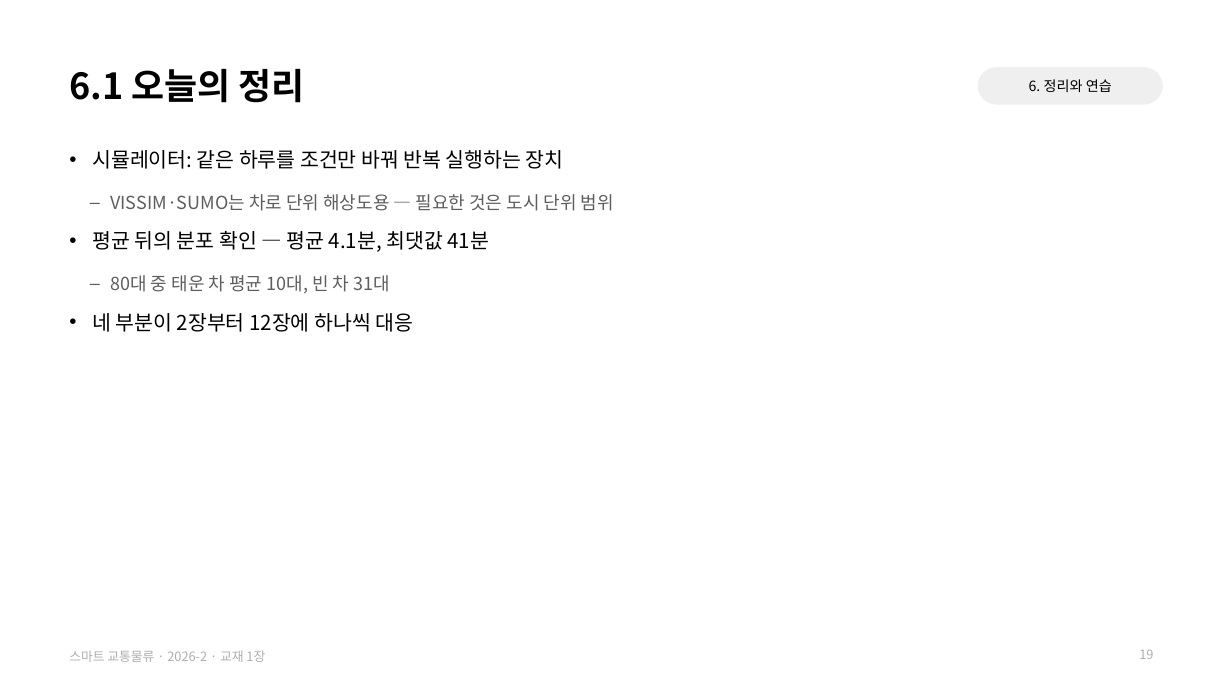
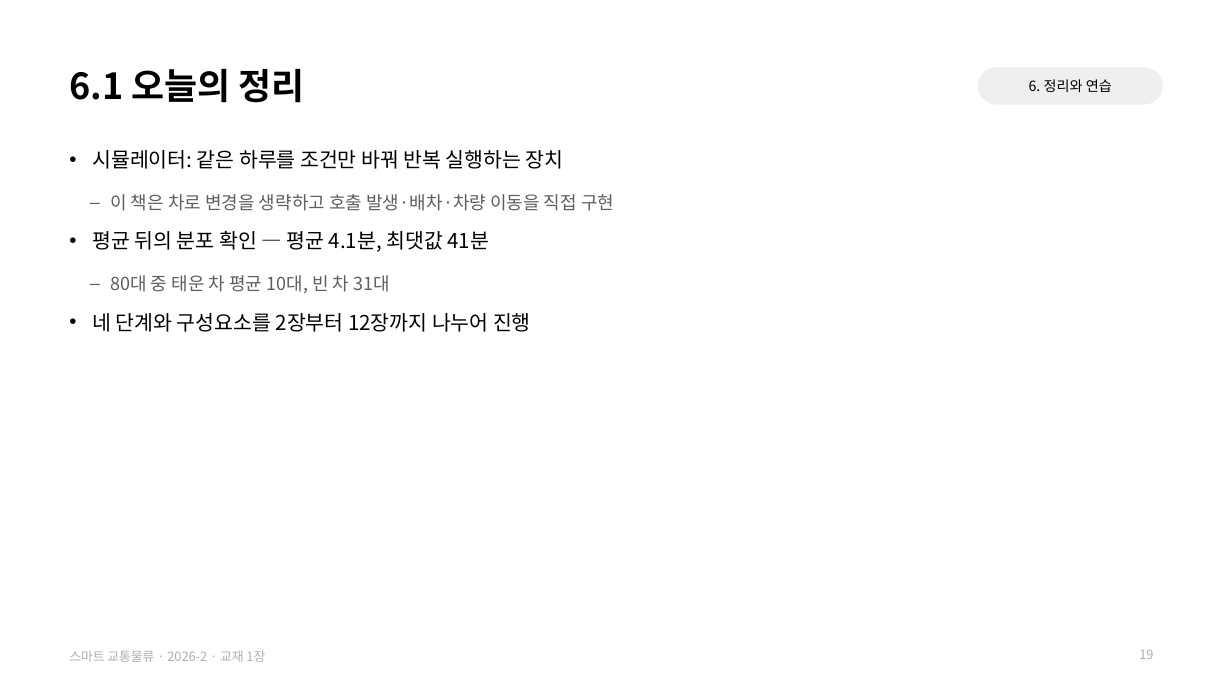
Before and after one commit to jihoyeo/smart-transport-logistics, a slide deck: slide 19 of slides/week01/ch01_why.pptx. Drawn at 1232x693 pixels with LibreOffice and Linux fonts; fonts in the diff are those of the drawing. Boxes give left, top, right and bottom in pixels: in the first picture for what was removed or moved away, otherwise in the second. Text is boxed around its words. In the diff, an @@ line names an element or a change of style, - is before the commit and + after.

```diff
--- a/slides/week01/ch01_why.pptx
+++ b/slides/week01/ch01_why.pptx
@@ text at <box>110,194,614,211</box>: text changed @@
-  – VISSIM·SUMO는 차로 단위 해상도용 — 필요한 것은 도시 단위 범위
+  – 이 책은 차로 변경을 생략하고 호출 발생·배차·차량 이동을 직접 구현
@@ text at <box>92,313,531,332</box>: text changed @@
-• 네 부분이 2장부터 12장에 하나씩 대응
+• 네 단계와 구성요소를 2장부터 12장까지 나누어 진행
```
Also in this commit, not shown: 14 other slides changed, 1 other file.
